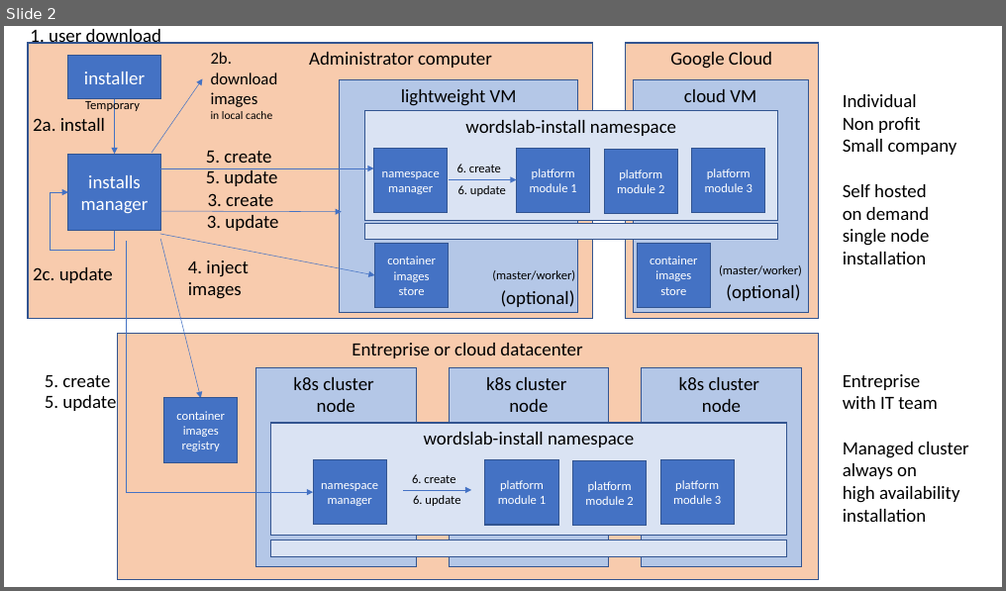
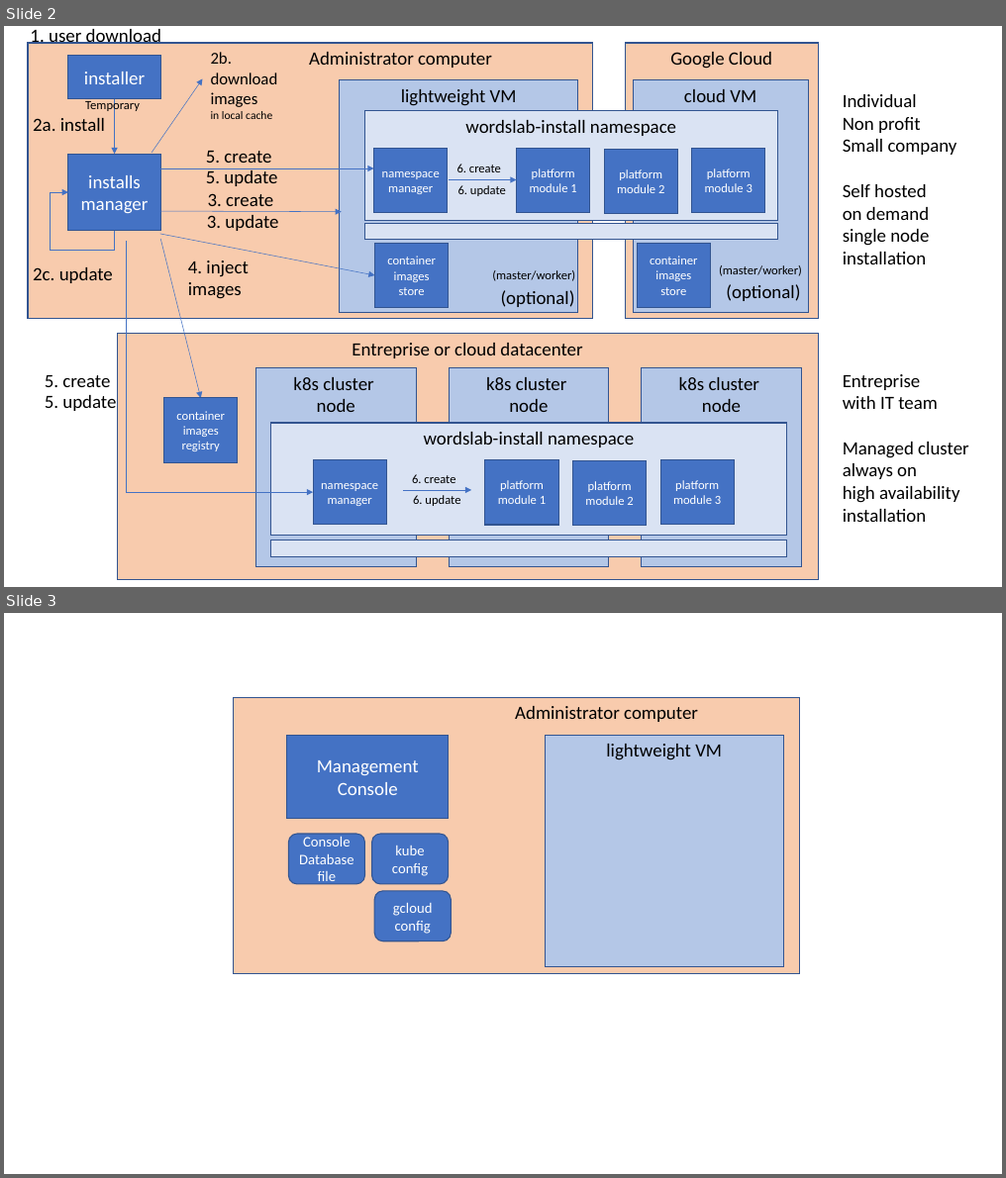
Before and after one commit to wordslab-org/wordslab, a slide deck: doc/design/infrastructure/architecture.pptx. Shown one above the other, each under a label of ours: slide 2 before the commit, slides 2 and 3 after it. The pictures are 1006x591 and 1006x1178 pixels, drawn with LibreOffice and Linux fonts; fonts in the diff are those of the drawing. Boxes give left, top, right and bottom in pixels: in the first picture for what was removed or moved away, otherwise in the second. Text is boxed around its words. In the diff, an @@ line names an element or a change of style, - is before the commit and + after.

```diff
--- a/doc/design/infrastructure/architecture.pptx
+++ b/doc/design/infrastructure/architecture.pptx
@@ slide 3 added at (4,613,1002,1174), background #FFFFFF @@
@@ rectangle added at (233,697,799,973), fill #F8CBAD, outline #325491 1 pt, 18 pt, text #000000 @@
+Administrator computer
@@ rectangle added at (287,735,448,819), fill #4472C4, outline #325491 1 pt, 18 pt, text #FFFFFF @@
+Management Console
@@ rectangle added at (545,735,783,967), fill #B4C7E7, outline #325491 1 pt, 18 pt, text #000000 @@
+lightweight VM
@@ rounded rectangle added at (288,834,364,884), fill #4472C4, outline #325491 1 pt, 14 pt, text #FFFFFF @@
+Console Database file
@@ rounded rectangle added at (372,834,449,884), fill #4472C4, outline #325491 1 pt, 14 pt, text #FFFFFF @@
+kube
+config
@@ rounded rectangle added at (374,891,450,942), fill #4472C4, outline #325491 1 pt, 14 pt, text #FFFFFF @@
+gcloud
+config
```
Also in this commit, not shown: 2 other slides added, 3 other files.
